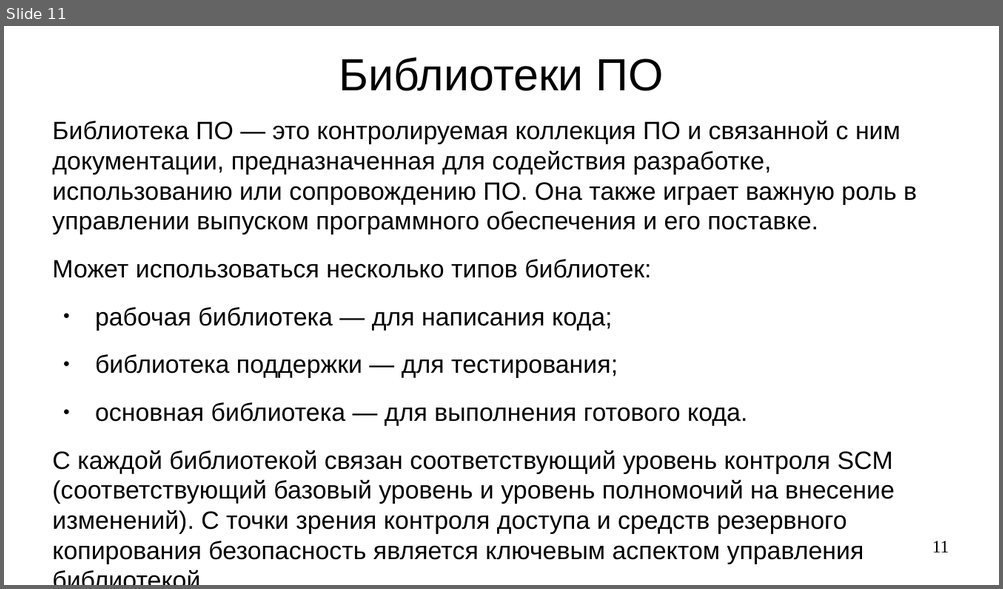
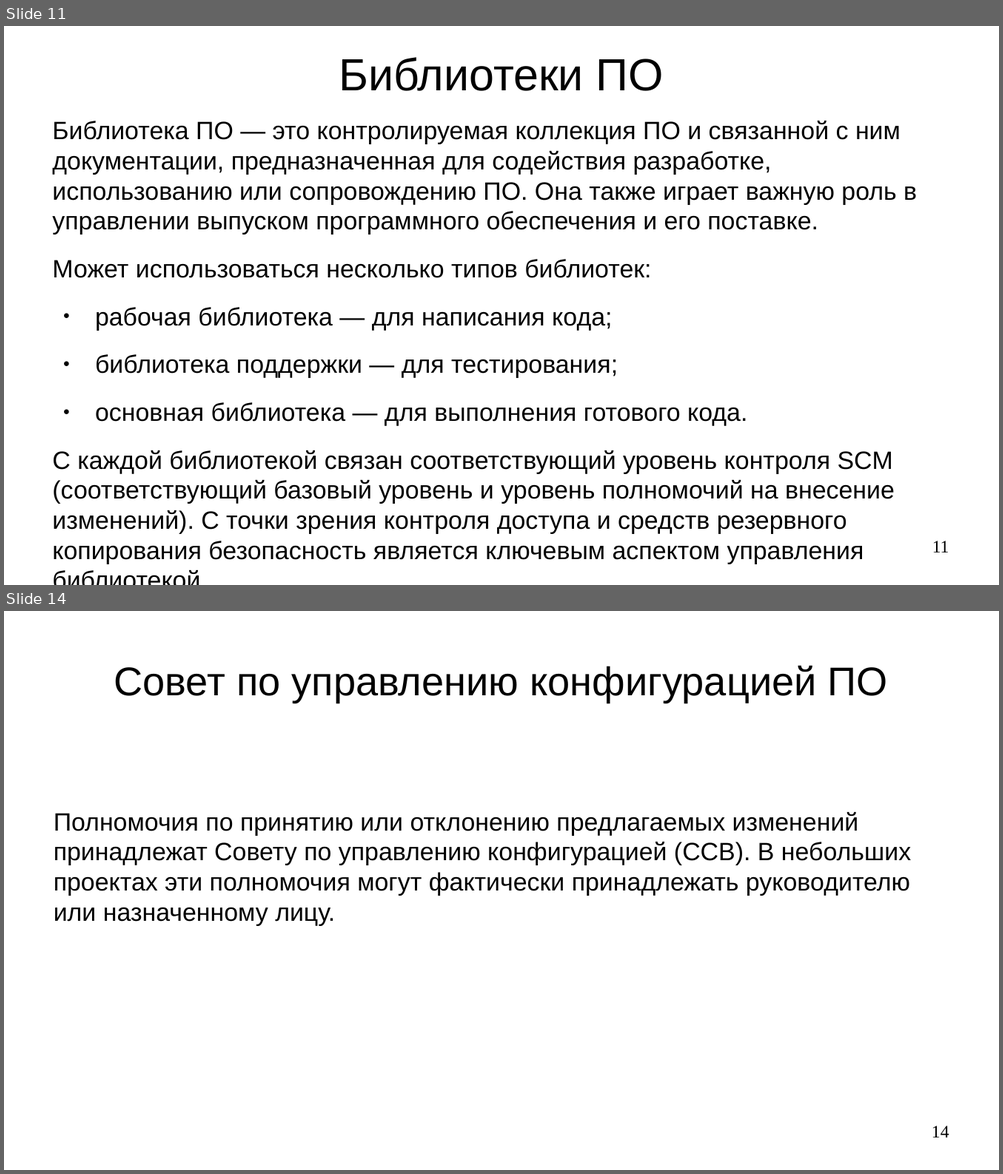
Before and after one commit to steelcraft/stud-lab, a slide deck: Лекции/CASWE01#L6.odp. Shown one above the other, each under a label of ours: slide 11 before the commit, slides 11 and 14 after it; the slides between them are not shown. The pictures are 1003x589 and 1003x1174 pixels, drawn with LibreOffice and Linux fonts; fonts in the diff are those of the drawing. Boxes give left, top, right and bottom in pixels: in the first picture for what was removed or moved away, otherwise in the second. Text is boxed around its words. In the diff, an @@ line names an element or a change of style, - is before the commit and + after.

Commit message:
Добавлен раздел "Запрос, оценка и утверждение  изменений в ПО"

```diff
--- a/Лекции/CASWE01#L6.odp
+++ b/Лекции/CASWE01#L6.odp
@@ slide 14 added at box(4, 611, 999, 1170), background #FFFFFF @@
@@ title added at box(114, 665, 888, 703), 32 pt, text #000000 @@
+Совет по управлению конфигурацией ПО
@@ text added at box(54, 812, 910, 925), 20 pt, text #000000 @@
+Полномочия по принятию или отклонению предлагаемых изменений принадлежат Совету по управлению конфигурацией (CCB). В небольших проектах эти полномочия могут фактически принадлежать руководителю или назначенному лицу.
@@ page number added at box(931, 1126, 949, 1138), 14 pt, text #000000 @@
+14
```
Also in this commit, not shown: 2 other slides added.
